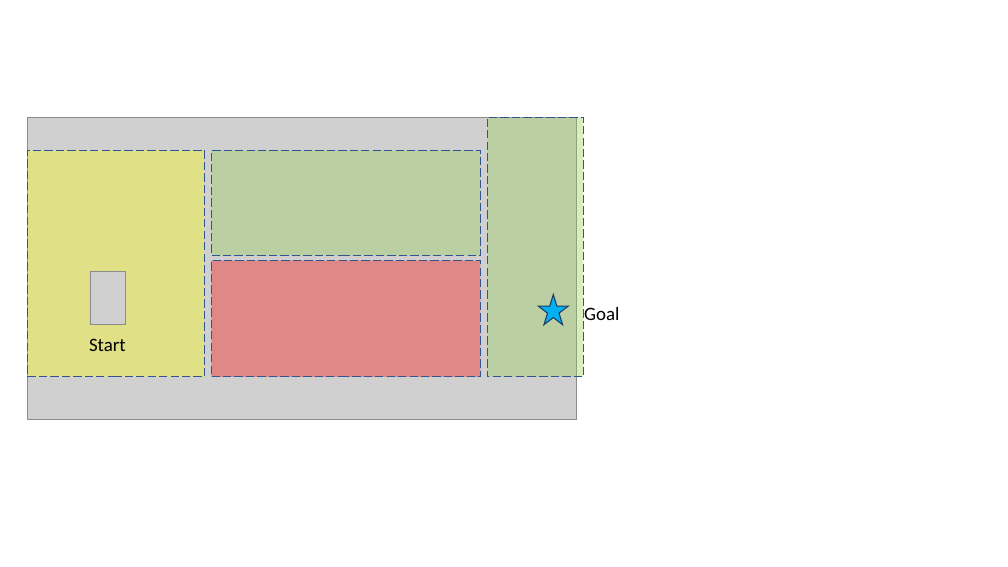
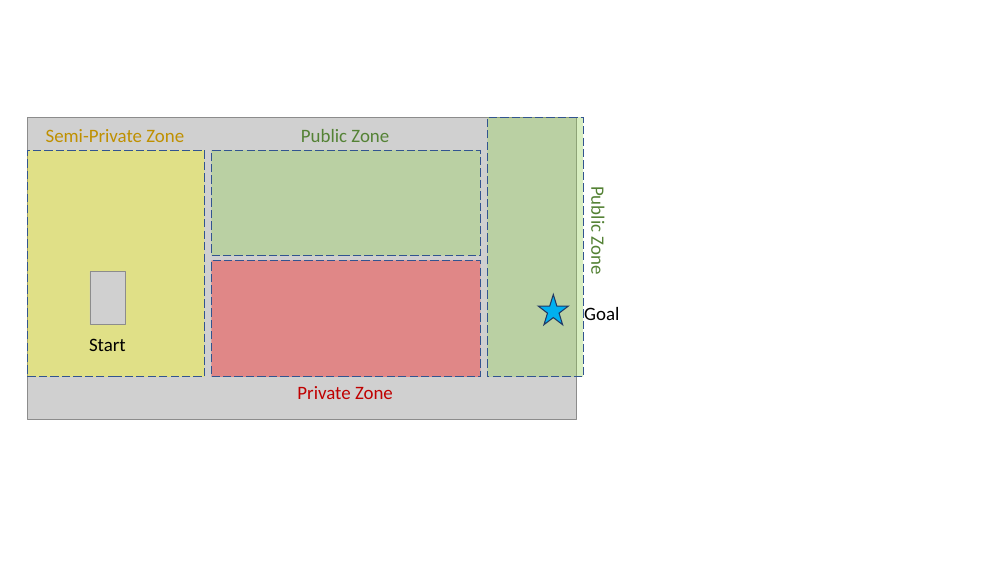
Before and after one commit to cmu-able/explainable-planning, a slide deck: slide 11 of XPlanningEvaluation/data/instruction/instruction.pptx. Drawn at 1008x567 pixels with LibreOffice and Linux fonts; fonts in the diff are those of the drawing; grey boxes stand for pictures. Boxes give left, top, right and bottom in pixels: in the first picture for what was removed or moved away, otherwise in the second. Text is boxed around its words. In the diff, an @@ line names an element or a change of style, - is before the commit and + after.

```diff
--- a/XPlanningEvaluation/data/instruction/instruction.pptx
+++ b/XPlanningEvaluation/data/instruction/instruction.pptx
@@ text added at (46,129,184,142), 18 pt, text #BF9000 @@
+Semi-Private Zone
@@ text added at (301,129,389,142), 18 pt, text #548235 @@
+Public Zone
@@ text added at (586,190,609,274), 18 pt, text #548235 @@
+Public Zone
@@ text added at (297,386,393,399), 18 pt, text #C00000 @@
+Private Zone
```
Also in this commit, not shown: 3 other slides changed.
